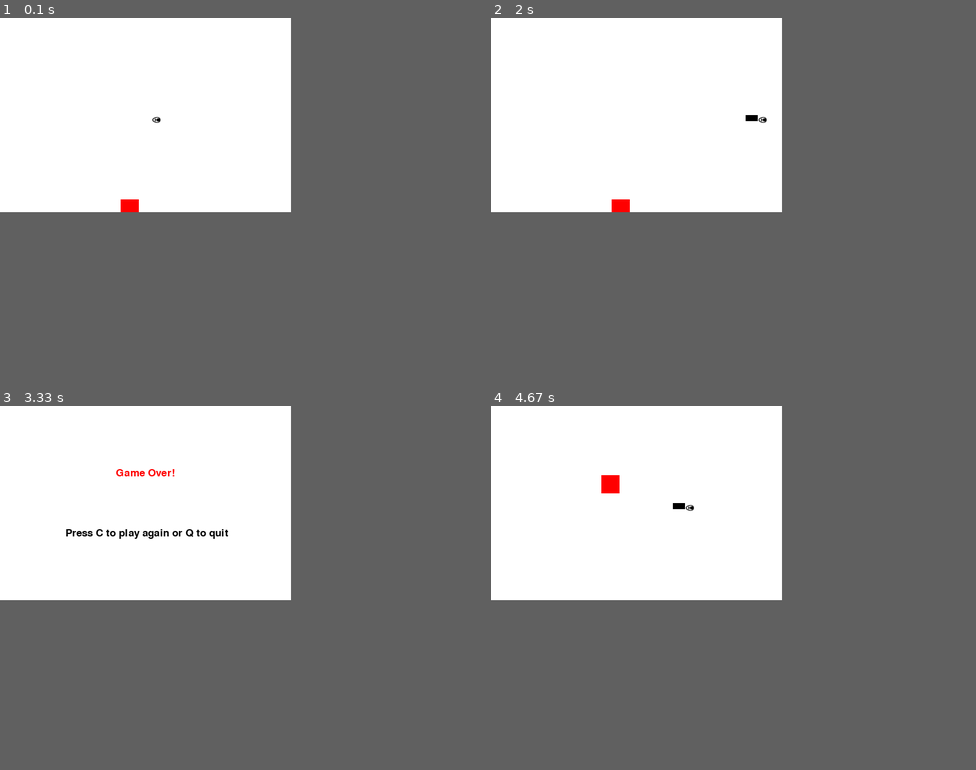
Above: before the commit, frames 1-4 (two rows, left to right).
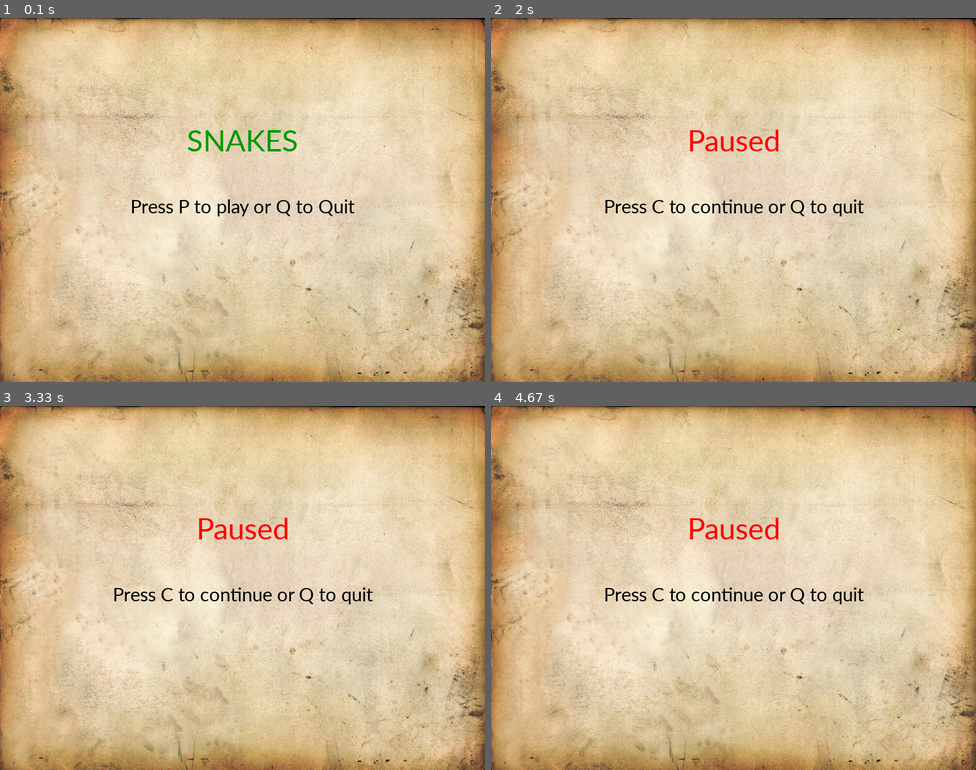
Above: after the commit, the same moments.

Repository: iamssurya/snakes-game
Game: pygame game, started from game.py
Two runs of this game, one before a commit and one after it. Both use one fixed random seed, a clock stepped at 60 frames per second and the inputs below.
Inputs:
- Up to frame 1 (0.1 s): no input
- Up to frame 2 (2 s): hold P 0.33-0.8 s; hold P 0.83-1.3 s; hold Right 0.83-1.3 s; tap C at 1.33 s; hold P from 1.87 s (still down); hold Right from 1.87 s (still down)
- Up to frame 3 (3.33 s): release P at 2.33 s; release Right at 2.33 s; tap Enter at 2.37 s
- Up to frame 4 (4.67 s): hold C 4.03-4.58 s; tap P at 4.62 s
The window is 480x320 before the commit and 800x600 after it. Grey fills any space a smaller window leaves; there, only what the larger window draws over its background counts as a difference.

The runs differ from the first frame. In frame 1, 69% of the frame differs, in the area x 0-100%, y 0-100%; in frame 2, 69%; in frame 3, 69%; in frame 4, 69%.

Commit message:
Game improvised in design

Diff:
--- a/game.py
+++ b/game.py
@@ -3,28 +3,95 @@
 import random
 
 pygame.init()
+
+music = "music/bg.mp3"
+ate = "music/ate.mp3"
+pygame.mixer.init()
+pygame.mixer.music.load(music)
+pygame.mixer.music.play(-1)
 
 white = (255,255,255)
 black = (0,0,0)
 red = (255,0,0)
 green = (0,155,0)
 
-display_width = 480
-display_height = 320
+display_width = 800
+display_height = 600
 
 gameDisplay = pygame.display.set_mode((display_width,display_height))
-pygame.display.set_caption('Slither')
+pygame.display.set_caption('Snakes')
+
+icon = pygame.image.load('images/icon.ico')
+pygame.display.set_icon(icon)
 
 block_size = 10
 fps = 10
-
-font = pygame.font.SysFont(None,25)
+AppleThickness = 30
+
+smallfont = pygame.font.SysFont("Calibri",25)
+mediumfont = pygame.font.SysFont("Calibri",35)
+bigfont = pygame.font.SysFont("Calibri",55)
 
 img = pygame.image.load('images/head.png')
+backgroundImage = pygame.image.load('images/bg.jpg')
+appleimg = pygame.image.load('images/apple.png')
 
 clock = pygame.time.Clock()
 
 latestDirection = '';
+score = 0
+
+def pause():
+    paused = True
+    while paused:
+        for event in pygame.event.get():
+            if event.type == pygame.QUIT:
+                pygame.quit()
+                quit()
+            if event.type == pygame.KEYDOWN:
+                if event.key == pygame.K_c:
+                    paused = False
+                elif event.key == pygame.K_q:
+                    pygame.quit()
+                    quit()
+        gameDisplay.blit(backgroundImage, (0, 0))
+        message_to_screen("Paused",red,-100,size="big")
+        message_to_screen("Press C to continue or Q to quit",black,10)
+        pygame.display.update()
+        clock.tick(5)
+
+def getScore(score=0):
+    text = smallfont.render("Score: "+str(score),True,black)
+    gameDisplay.blit(text,[0,0])
+    pygame.display.update()
+
+
+def randAppleGen():
+    randAppleX = round(random.randrange(0,display_width-AppleThickness))
+    randAppleY = round(random.randrange(0,display_height-AppleThickness))
+    return randAppleX,randAppleY
+
+def game_intro():
+    intro = True
+
+    while intro:
+        for event in pygame.event.get():
+            if event.type == pygame.QUIT:
+                pygame.quit()
+                quit()
+            if event.type == pygame.KEYDOWN:
+                if event.key == pygame.K_q:
+                    pygame.quit()
+                    quit()
+                if event.key == pygame.K_p:
+                    intro = False
+
+        gameDisplay.blit(backgroundImage, (0, 0))
+        message_to_screen("SNAKES",green,-100,size="big")
+        message_to_screen("Press P to play or Q to Quit",black,10,size="medium")
+
+        pygame.display.update()
+        clock.tick(115)
 
 def snake(block_size,snakelist):
     head = pygame.transform.rotate(img,270)
@@ -42,12 +109,18 @@
     for XnY in snakelist[:-1]:
         pygame.draw.rect(gameDisplay,black,[XnY[0],XnY[1],block_size,block_size])
 
-def text_objects(text,color):
+def text_objects(text,color,size):
+    if size is "small":
+        font = smallfont
+    if size is "medium":
+        font = mediumfont
+    if size is "big":
+        font = bigfont
     textSurface = font.render(text,True,color)
     return textSurface, textSurface.get_rect()
 
-def message_to_screen(msg,color,y_displace=0):
-    textSurf,textRect = text_objects(msg,color)
+def message_to_screen(msg,color,y_displace=0,size="medium"):
+    textSurf,textRect = text_objects(msg,color,size)
     # screen_text = font.render(msg,True,color)
     # gameDisplay.blit(screen_text,[display_width/3,display_height/2])
     textRect.center = (display_width/2),(display_height/2)+y_displace
@@ -55,6 +128,7 @@
 
 def gameLoop():
     global latestDirection
+    global score
     gameExit = False
     gameOver = False
     lead_x = display_width/2
@@ -65,14 +139,13 @@
     snakeList = []
     snakeLength = 3
 
-    randAppleX = round(random.randrange(0,display_width-block_size))#/10.0) * 10.0
-    randAppleY = round(random.randrange(0,display_height-block_size))#/10.0) * 10.0
+    randAppleX,randAppleY = randAppleGen()
 
 
     while not gameExit:
         while gameOver == True:
-            gameDisplay.fill(white)
-            message_to_screen("Game Over!",red,-50)
+            gameDisplay.blit(backgroundImage, (0, 0))
+            message_to_screen("Game Over!",red,-50,"big")
             message_to_screen(" Press C to play again or Q to quit",black,50)
 
             pygame.display.update()
@@ -112,6 +185,10 @@
                         lead_y_change = block_size
                         lead_x_change = 0
                         latestDirection = 'DOWN'
+
+                elif event.key == pygame.K_p:
+                    pause()
+
         if lead_x >= display_width or lead_x < 0 or lead_y >= display_height or lead_y < 0:
             gameOver = True
 
@@ -120,10 +197,10 @@
 
 
 
-        gameDisplay.fill(white)
-        AppleThickness = 30
-        pygame.draw.rect(gameDisplay,red,[randAppleX,randAppleY,AppleThickness,AppleThickness])
-
+        gameDisplay.blit(backgroundImage, (0, 0))
+
+        # pygame.draw.rect(gameDisplay,red,[randAppleX,randAppleY,AppleThickness,AppleThickness])
+        gameDisplay.blit(appleimg,(randAppleX,randAppleY))
 
         snakeHead = []
         snakeHead.append(lead_x)
@@ -138,6 +215,8 @@
                 gameOver = True
 
         snake(block_size,snakeList)
+
+        getScore(score)
         # gameDisplay.fill(red,rect=[lead_x,lead_y,50,50])
         pygame.display.update()
         # if lead_x >= randAppleX and lead_x <= randAppleX+AppleThickness:
@@ -147,14 +226,19 @@
         #         snakeLength += 5
 
         if lead_x >= randAppleX and lead_x <= randAppleX+AppleThickness or lead_x + block_size > randAppleX and lead_x + block_size < randAppleX + AppleThickness:
+
             if lead_y >= randAppleY and lead_y <= randAppleY+AppleThickness :
-                randAppleX = round(random.randrange(0,display_width-block_size))#/10.0) * 10.0
-                randAppleY = round(random.randrange(0,display_height-block_size))#/10.0) * 10.0
+                randAppleX,randAppleY = randAppleGen()
                 snakeLength += 5
+                effect = pygame.mixer.Sound(ate)
+                effect.play()
+                score += 1
             elif lead_y + block_size > randAppleY and lead_y + block_size < randAppleY + AppleThickness:
-                randAppleX = round(random.randrange(0,display_width-block_size))#/10.0) * 10.0
-                randAppleY = round(random.randrange(0,display_height-block_size))#/10.0) * 10.0
+                randAppleX,randAppleY = randAppleGen()
                 snakeLength += 5
+                effect = pygame.mixer.Sound(ate)
+                effect.play()
+                score += 1
 
 
         clock.tick(fps)
@@ -162,4 +246,5 @@
     pygame.quit()
     quit()
 
+game_intro()
 gameLoop()
Renamed: setup.py -> build-mac.py
Binary file added: images/apple.png
Binary file added: images/bg.jpg
Binary file changed: images/head.png
Binary file added: images/head_raw2.jpg
Binary file added: images/head_raw2.png
Binary file added: images/icon.ico
Not shown, added: music/ate.mp3
Not shown, added: music/bg.mp3
